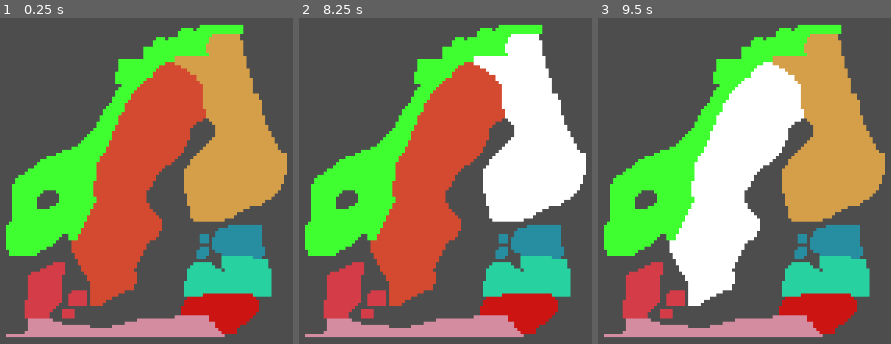
Above: before the commit, frames 1-3 (left to right).
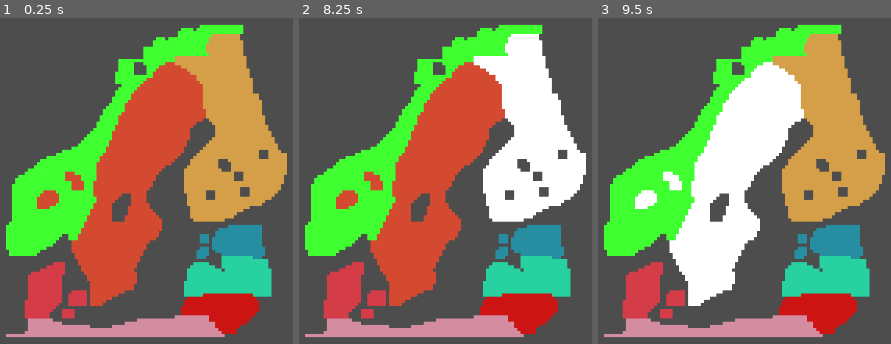
Above: after the commit, the same moments.

Repository: Thomas-Holtvedt/TutorialMap2D
Game: Godot game, scene res://Scenes/Main.tscn
The game is run twice, just before and just after one commit, with the same random seed, the same clock (stepped at 60 frames per second) and the same inputs.
Inputs (mouse positions are in pixels of both pictures, inside the frame that each line leads up to):
- Up to frame 1 (0.25 s): no input
- Up to frame 2 (8.25 s): tap Enter at 0.5, 2, 3.5 s; move the mouse to (outside the picture) at 0.52 s; click (outside the picture) at 0.67 s; tap Space at 1.25, 2.75, 4.25 s; click (outside the picture) at 1.42 s; click (outside the picture) at 2.17 s; click (outside the picture) at 2.92 s; click (outside the picture) at 3.67 s; click (outside the picture) at 4.42 s; click (outside the picture) at 5.17 s; click (outside the picture) at 5.92 s; move the mouse to (outside the picture) at 6.52 s; click (outside the picture) at 6.67 s; move the mouse to (outside the picture) at 7.27 s; click (outside the picture) at 7.42 s; move the mouse to (512, 83) at 8.02 s; click (512, 83) at 8.17 s
- Up to frame 3 (9.5 s): move the mouse to (691, 272) at 8.77 s; click (691, 272) at 8.92 s

The runs differ from the first frame. In frame 1, 1.8% of the frame differs, in the area x 12-92%, y 13-77%; in frame 2, 1.8%; in frame 3, 1.8%.

Commit message:
reverts example region.

Diff:
--- a/Scenes/Main.tscn
+++ b/Scenes/Main.tscn
@@ -1,13 +1,13 @@
 [gd_scene format=3 uid="uid://rrqjn7jc4klt"]
 
 [ext_resource type="Script" uid="uid://ctrqm00lrddcg" path="res://Scenes/Main.gd" id="1_iy2ag"]
-[ext_resource type="Texture2D" uid="uid://dhthx6h00wk8n" path="res://Map_data/region_map.png" id="2_e3kbw"]
+[ext_resource type="Texture2D" uid="uid://dqcx7rsqtfc13" path="res://Map_data/region_map_with_fictional_lakes.png" id="2_idj7w"]
 
 [node name="Main" type="Node2D" unique_id=1195241388]
 script = ExtResource("1_iy2ag")
 
 [node name="Sprite2D" type="Sprite2D" parent="." unique_id=1370257171]
-texture = ExtResource("2_e3kbw")
+texture = ExtResource("2_idj7w")
 centered = false
 
 [node name="Regions" type="Node2D" parent="." unique_id=1742944538]
Binary file changed: Map_data/region_map.png
Binary file added: Map_data/region_map_with_fictional_lakes.png
Not shown, added: Map_data/region_map_with_fictional_lakes.png.import
